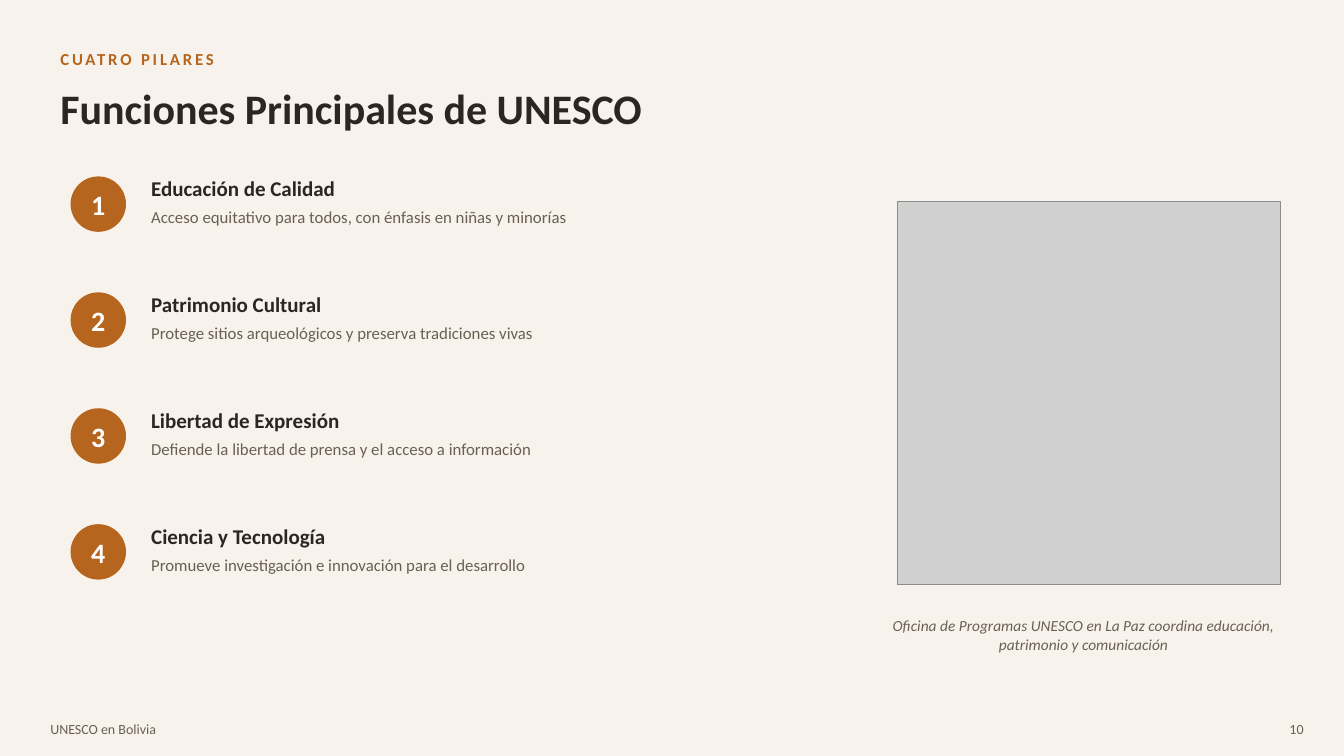
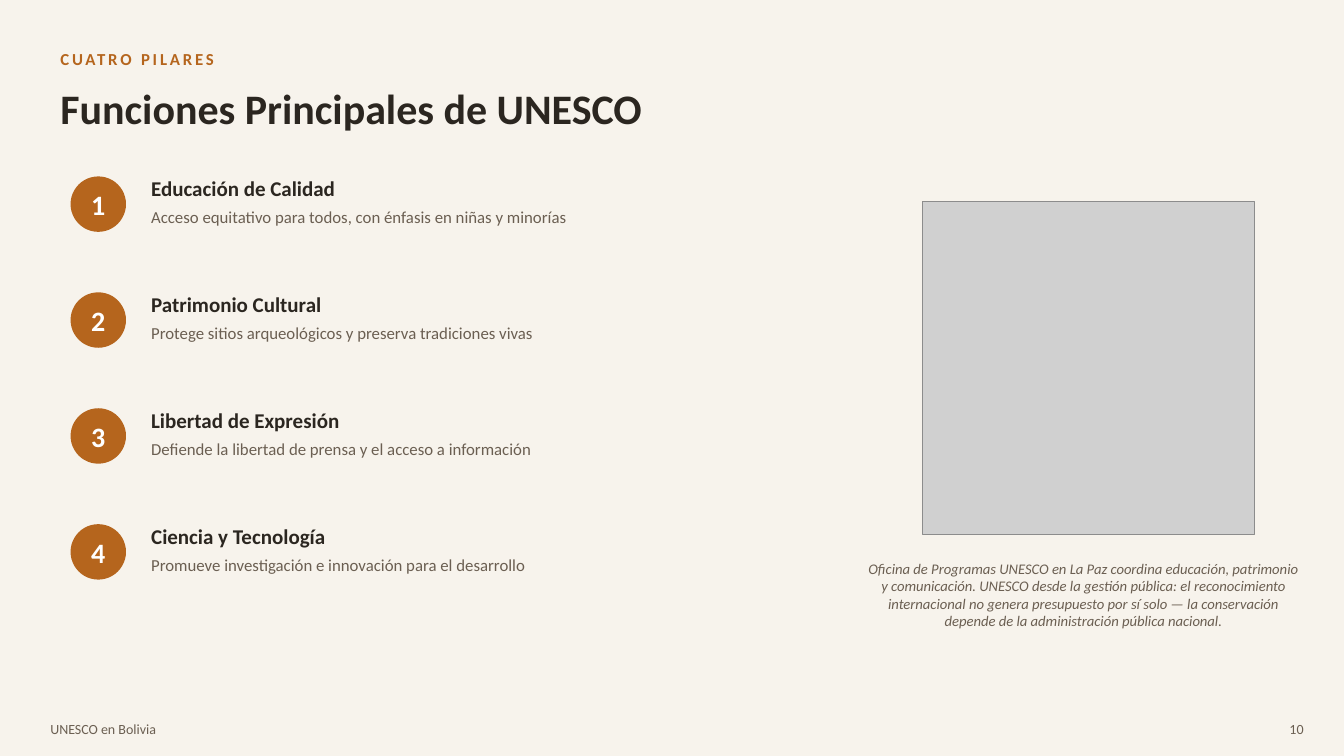
Before and after one commit to donnicolassuarez/01, a slide deck: slide 10 of entregables/Presentacion_OMS_UNESCO_Bolivia.pptx. Drawn at 1344x756 pixels with LibreOffice and Linux fonts; fonts in the diff are those of the drawing; grey boxes stand for pictures. Boxes give left, top, right and bottom in pixels: in the first picture for what was removed or moved away, otherwise in the second. Text is boxed around its words. In the diff, an @@ line names an element or a change of style, - is before the commit and + after.

```diff
--- a/entregables/Presentacion_OMS_UNESCO_Bolivia.pptx
+++ b/entregables/Presentacion_OMS_UNESCO_Bolivia.pptx
@@ picture: place and size @@
-picture at box(897, 202, 1280, 585)
+picture at box(923, 202, 1255, 534)
@@ text "Oficina de Programas UNESCO en ..." at box(868, 564, 1298, 629): vertical alignment middle to top @@
@@ text at box(868, 564, 1298, 629): text changed; size 11 to 10.5 pt @@
-Oficina de Programas UNESCO en La Paz coordina educación, patrimonio y comunicación
+Oficina de Programas UNESCO en La Paz coordina educación, patrimonio y comunicación. UNESCO desde la gestión pública: el reconocimiento internacional no genera presupuesto por sí solo — la conservación depende de la administración pública nacional.
```
Also in this commit, not shown: 3 other slides changed, 1 other file.
